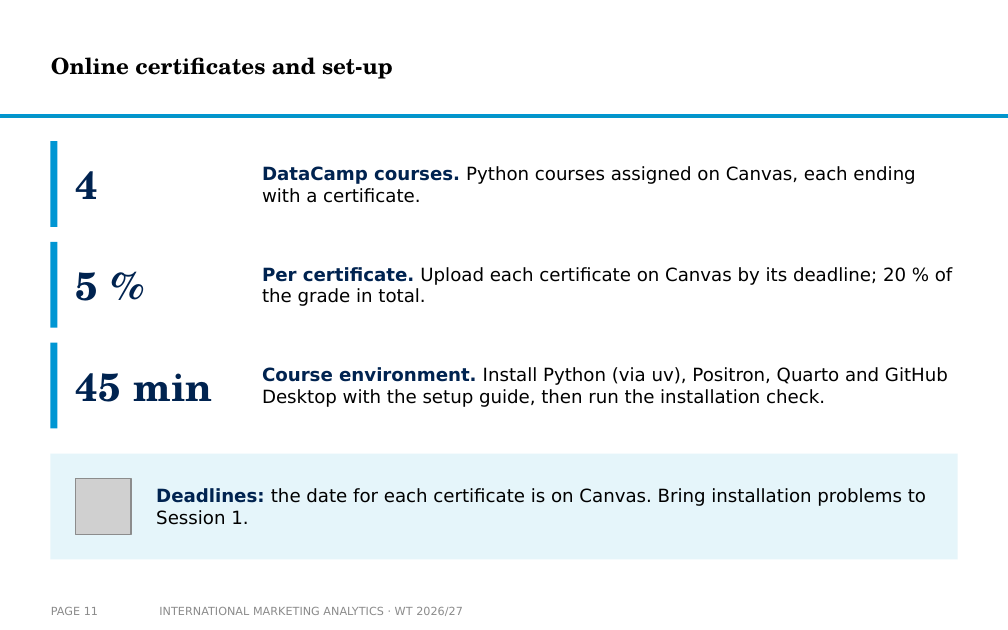
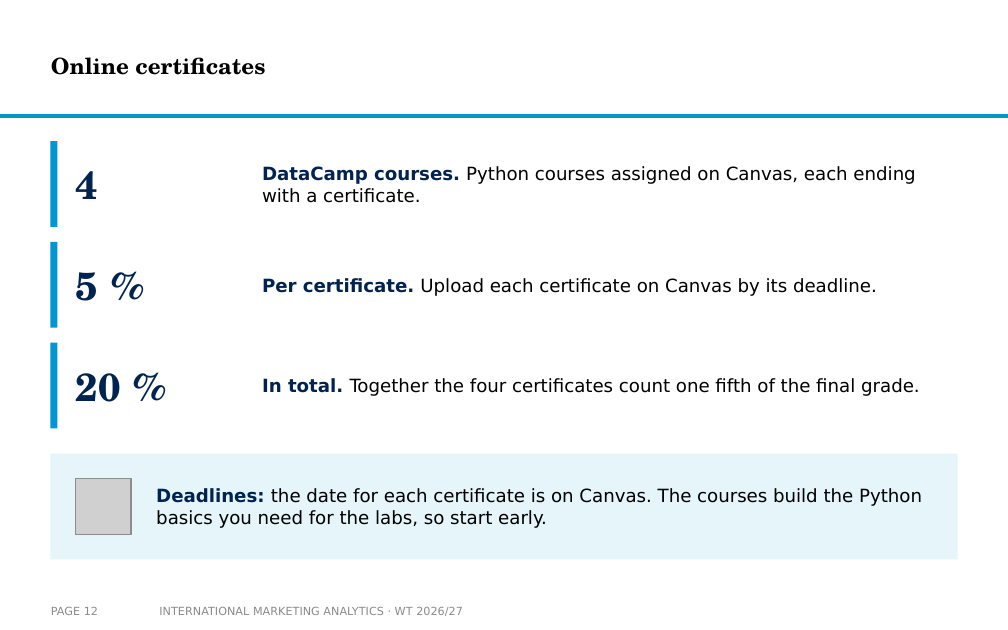
Before and after one commit to arnefloh-wu/International-Marketing-Analytics, a slide deck: slide 12 of slides/00a_course-content-and-style_WT26-27.pptx (slide 11 before the commit). Drawn at 1008x630 pixels with LibreOffice and Linux fonts; fonts in the diff are those of the drawing; grey boxes stand for pictures; background and template pictures are left out. Boxes give left, top, right and bottom in pixels: in the first picture for what was removed or moved away, otherwise in the second. Text is boxed around its words. In the diff, an @@ line names an element or a change of style, - is before the commit and + after.

```diff
--- a/slides/00a_course-content-and-style_WT26-27.pptx
+++ b/slides/00a_course-content-and-style_WT26-27.pptx
@@ title at bbox=[51, 57, 265, 75]: text changed @@
-Online certificates and set-up
+Online certificates
@@ text at bbox=[262, 278, 877, 296]: text changed @@
-Per certificate. Upload each certificate on Canvas by its deadline; 20 % of the grade in total.
+Per certificate. Upload each certificate on Canvas by its deadline.
@@ text at bbox=[76, 373, 121, 402]: text changed @@
-45 min
+20 %
@@ text at bbox=[262, 378, 920, 396]: text changed @@
-Course environment. Install Python (via uv), Positron, Quarto and GitHub Desktop with the setup guide, then run the installation check.
+In total. Together the four certificates count one fifth of the final grade.
@@ text at bbox=[156, 488, 922, 528]: text changed @@
-Deadlines: the date for each certificate is on Canvas. Bring installation problems to Session 1.
+Deadlines: the date for each certificate is on Canvas. The courses build the Python basics you need for the labs, so start early.
@@ page number at bbox=[51, 607, 98, 615]: text changed @@
-PAGE 11
+PAGE 12
```
Also in this commit, not shown: 7 other slides changed, 2 slides added, 4 other files.
